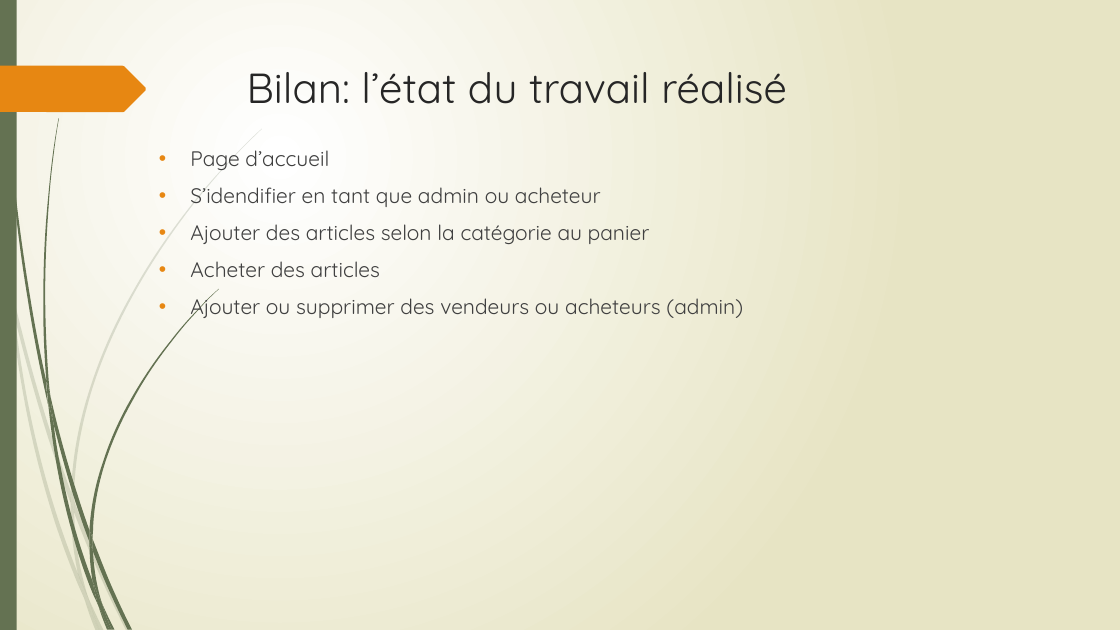
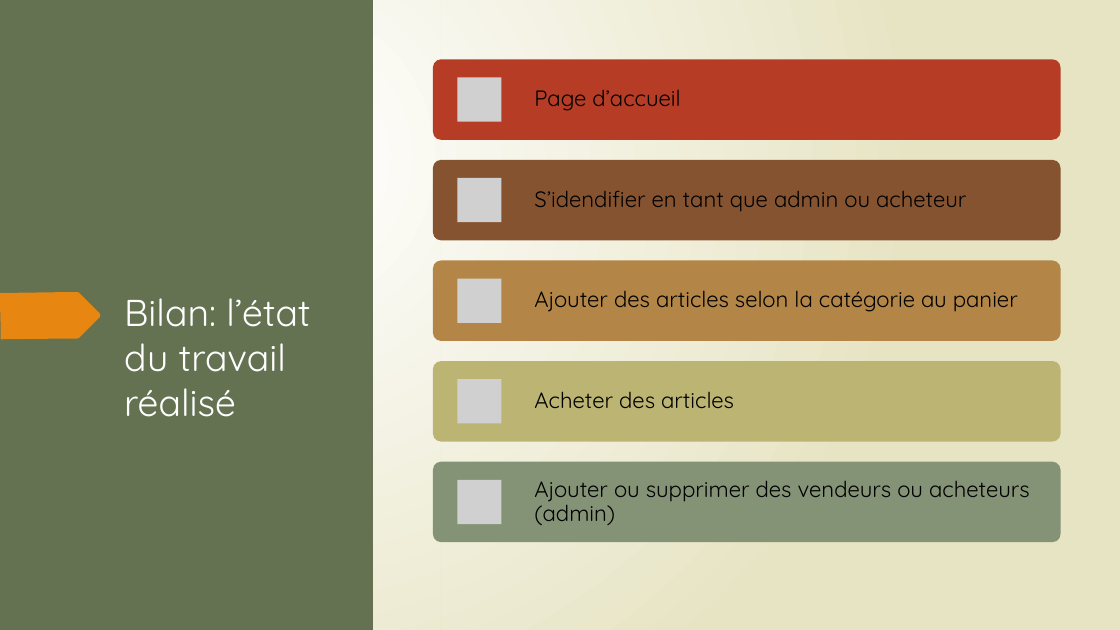
Before and after one commit to CocoNoireaux/Projet-Web, a slide deck: slide 10 of WebDynamique.pptx. Drawn at 1120x630 pixels with LibreOffice and Linux fonts; fonts in the diff are those of the drawing; grey boxes stand for pictures. Boxes give left, top, right and bottom in pixels: in the first picture for what was removed or moved away, otherwise in the second. Text is boxed around its words. In the diff, an @@ line names an element or a change of style, - is before the commit and + after.

Commit message:
Add files via upload
POWERPOINT

```diff
--- a/WebDynamique.pptx
+++ b/WebDynamique.pptx
@@ rectangle added at bbox=[0, 0, 373, 630], fill #647252 @@
@@ rectangle added at bbox=[440, 0, 1120, 630], fill gradient #FFFFFF to #E8E6C4 @@
@@ text removed at bbox=[190, 150, 743, 319] @@
-• Page d’accueil
-• S’idendifier en tant que admin ou acheteur
-• Ajouter des articles selon la catégorie au panier
-• Acheter des articles
-• Ajouter ou supprimer des vendeurs ou acheteurs (admin)
@@ freeform shape added at bbox=[0, 292, 101, 339], fill #E78712 @@
@@ title "Bilan: l’état du travail réalisé": place and size @@
-title "Bilan: l’état du travail réalisé" at bbox=[247, 72, 787, 104]
+title "Bilan: l’état du travail réalisé" at bbox=[124, 298, 310, 417]
@@ title "Bilan: l’état du travail réalisé" at bbox=[124, 298, 310, 417]: size 36 to 32 pt, text colour #262626 to #FFFFFF @@
@@ group removed at bbox=[9, 129, 262, 600]: 5 freeform shapes @@
@@ group added at bbox=[433, 60, 1060, 543]: 5 rounded rectangles, 5 pictures, 5 texts @@
+Page d’accueil
+S’idendifier en tant que admin ou acheteur
+Ajouter des articles selon la catégorie au panier
+Acheter des articles
+Ajouter ou supprimer des vendeurs ou acheteurs (admin)
@@ group removed at bbox=[43, 118, 218, 607]: 7 freeform shapes @@
```
Also in this commit, not shown: 4 other slides changed.
